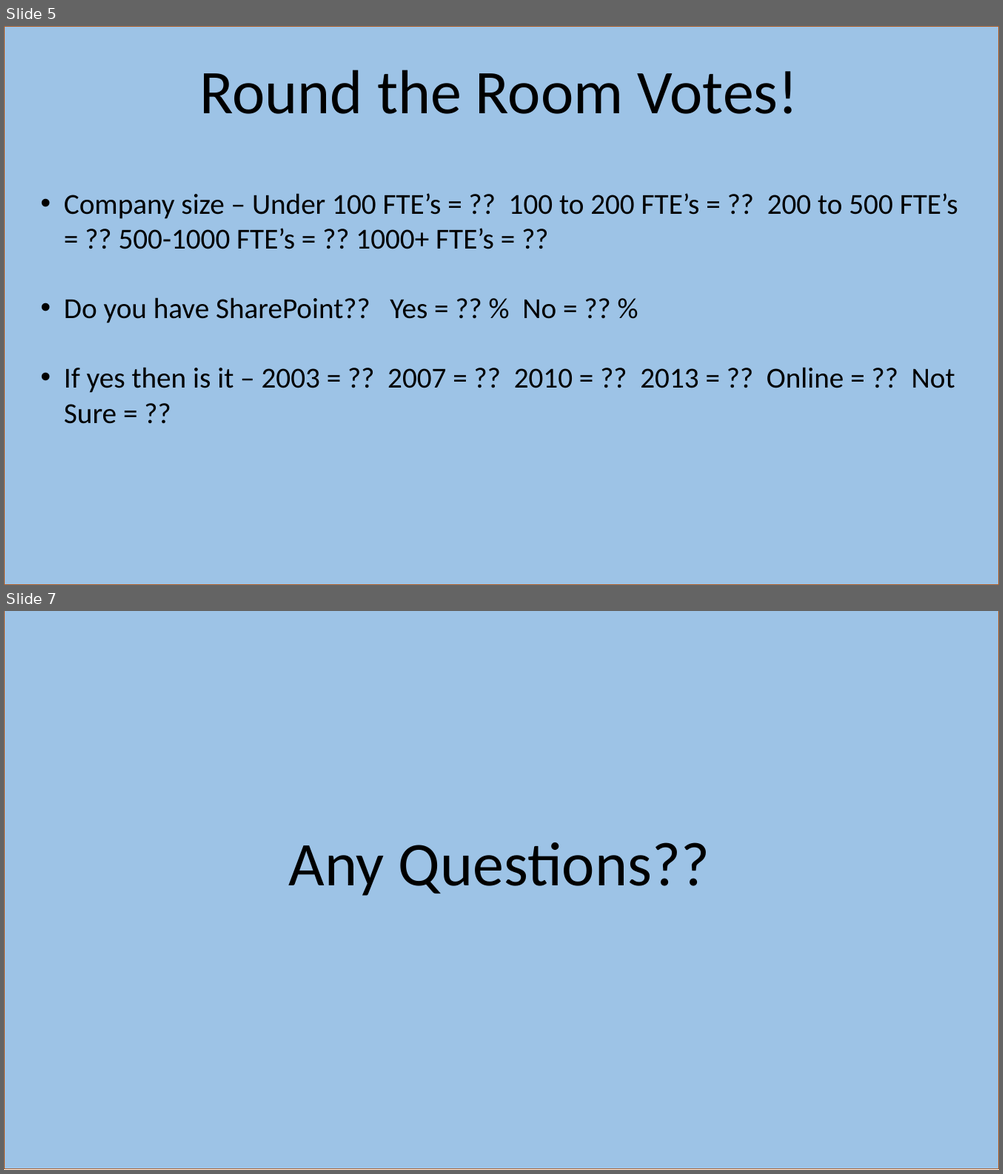
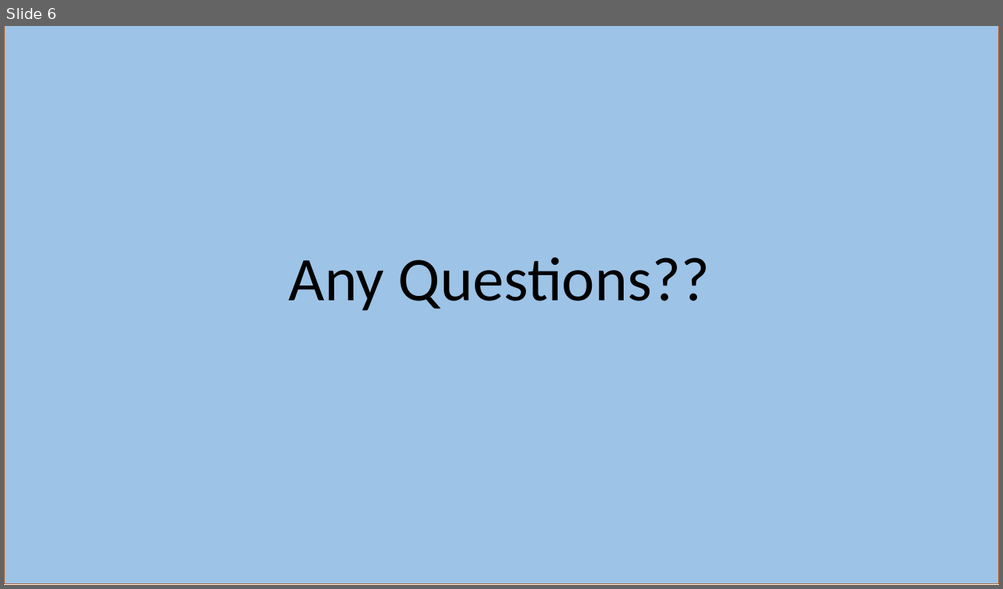
Before and after one commit to kilasuit/Presentations, a slide deck: DevOpsMCR/DevOps for a Microsoft guy - is it really possible.pptx. Shown one above the other, each under a label of ours: slides 5 and 7 before the commit, slide 6 after it; the slides between them are not shown. The pictures are 1003x1174 and 1003x589 pixels, drawn with LibreOffice and Linux fonts; fonts in the diff are those of the drawing. Boxes give left, top, right and bottom in pixels: in the first picture for what was removed or moved away, otherwise in the second. Text is boxed around its words. In the diff, an @@ line names an element or a change of style, - is before the commit and + after.

```diff
--- a/DevOpsMCR/DevOps for a Microsoft guy - is it really possible.pptx
+++ b/DevOpsMCR/DevOps for a Microsoft guy - is it really possible.pptx
@@ slide 5 removed at box(4, 26, 999, 585), background #FFFFFF @@
@@ rectangle removed at box(4, 26, 999, 585) @@
@@ title removed at box(200, 70, 798, 114) @@
-Round the Room Votes!
@@ text removed at box(64, 193, 958, 424) @@
-• Company size – Under 100 FTE’s = ?? 100 to 200 FTE’s = ?? 200 to 500 FTE’s = ?? 500-1000 FTE’s = ?? 1000+ FTE’s = ??
-• Do you have SharePoint?? Yes = ?? % No = ?? %
-• If yes then is it – 2003 = ?? 2007 = ?? 2010 = ?? 2013 = ?? Online = ?? Not Sure = ??
@@ what was slide 7 is now slide 6 @@
```
Also in this commit, not shown: 2 slides changed, 4 slides added, 3 other slides removed.
